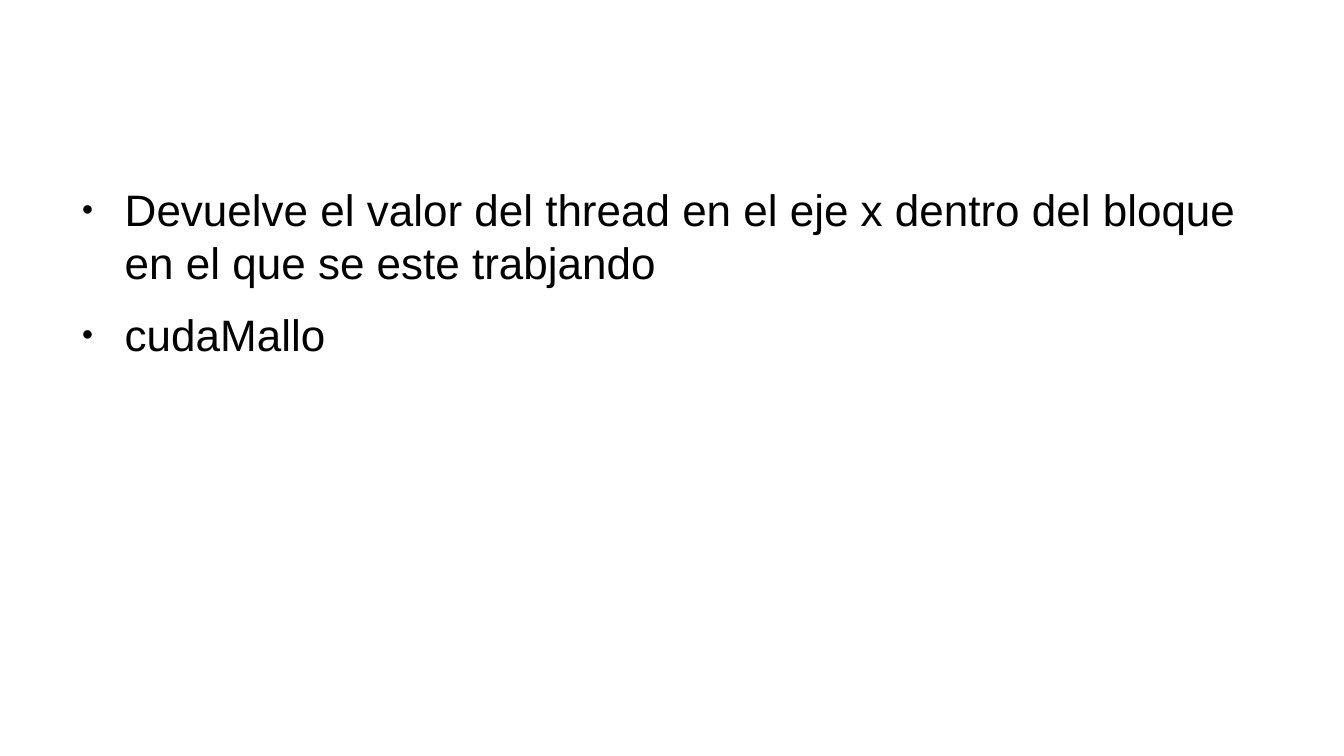
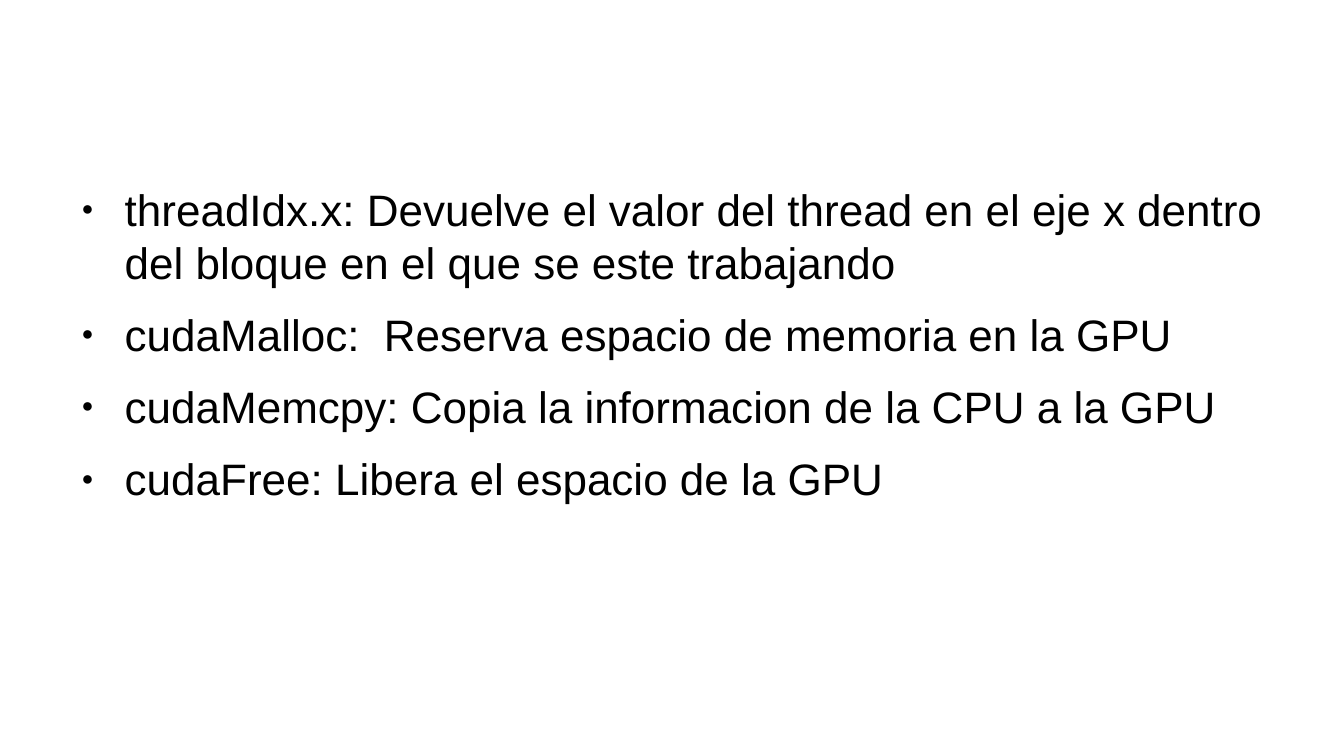
Before and after one commit to OmarDez/Herramientas-de-Computo-Paralelo, a slide deck: slide 2 of invertir-lista/Invertir lista.pptx. Drawn at 1344x756 pixels with LibreOffice and Linux fonts; fonts in the diff are those of the drawing; background and template pictures are left out. Boxes give left, top, right and bottom in pixels: in the first picture for what was removed or moved away, otherwise in the second. Text is boxed around its words. In the diff, an @@ line names an element or a change of style, - is before the commit and + after.

```diff
--- a/invertir-lista/Invertir lista.pptx
+++ b/invertir-lista/Invertir lista.pptx
@@ text at bbox=[125, 194, 1262, 504]: text changed @@
-● Devuelve el valor del thread en el eje x dentro del bloque en el que se este trabjando
-● cudaMallo
+● threadIdx.x: Devuelve el valor del thread en el eje x dentro del bloque en el que se este trabajando
+● cudaMalloc: Reserva espacio de memoria en la GPU
+● cudaMemcpy: Copia la informacion de la CPU a la GPU
+● cudaFree: Libera el espacio de la GPU
```
Also in this commit, not shown: 1 other file.
